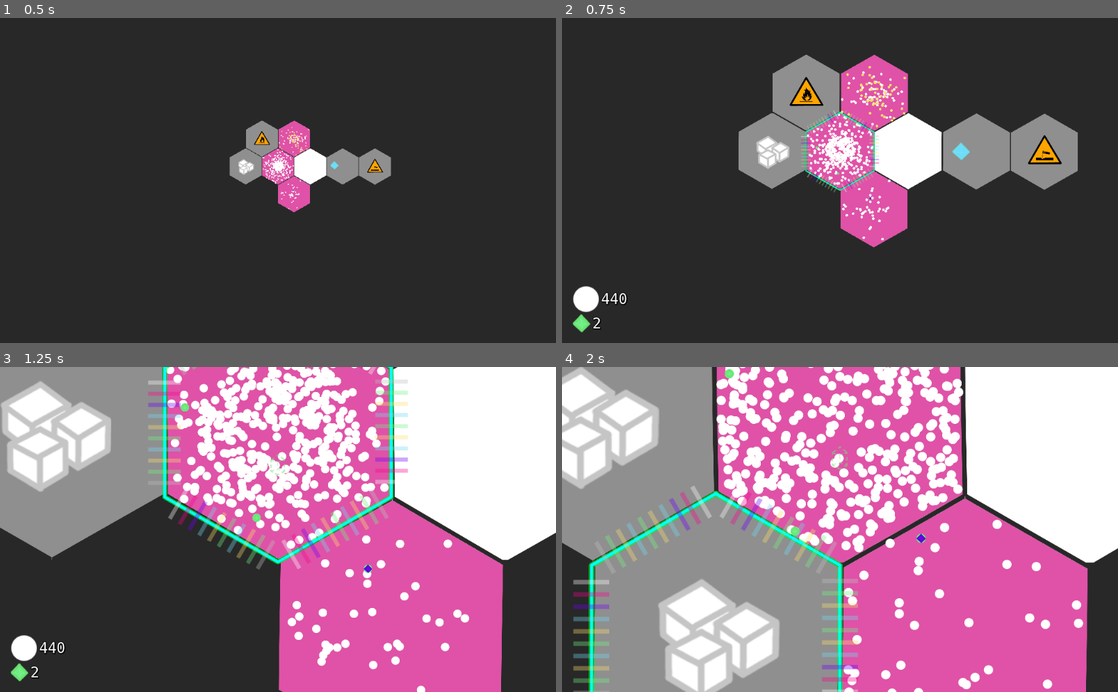
Above: before the commit, frames 1-4 (two rows, left to right).
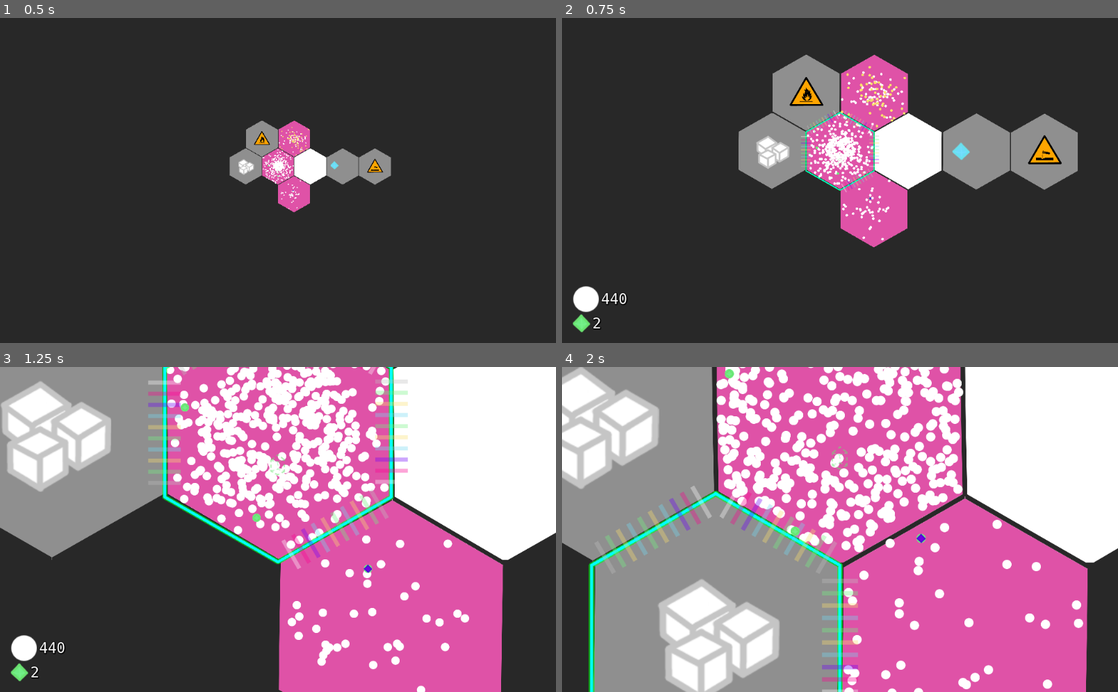
Above: after the commit, the same moments.

Repository: tobyp/hackathon2020
Game: Godot game, scene res://main.tscn
The game is run twice, just before and just after one commit, with the same random seed, the same clock (stepped at 60 frames per second) and the same inputs.
Inputs (mouse positions are in pixels of both pictures, inside the frame that each line leads up to):
- Up to frame 1 (0.5 s): no input
- Up to frame 2 (0.75 s): tap Enter at 0.5 s; drag from (840, 167) to (895, 109) at 0.52 s
- Up to frame 3 (1.25 s): no input
- Up to frame 4 (2 s): drag from (728, 627) to (812, 594) at 1.27 s

Frame 1 is identical in both runs. In frame 2, less than 0.1% of the frame differs, in the area x 44-50%, y 46-54%; in frame 3, 0.7%; in frame 4, 0.8%, in the area x 2-9%, y 65-100%.

Commit message:
Refactor selection logic and implement multiple selection

Diff:
--- a/cells/cell.gd
+++ b/cells/cell.gd
@@ -7,7 +7,8 @@
 # Gets called when a cell gets visible, so that the hexgrid manager can
 # initialize it with the tech scripting engine
 signal type_changed(cell, old_type, new_type)
-signal selected(cell, status)
+signal clicked(cell, event)
+signal mouse_motion(cell, event)
 
 ### MEMBERS
 # Own index position. Just for debugging
@@ -28,7 +29,6 @@
 var auto_recipe_cooldown_max = 0
 var auto_recipe_material: ShaderMaterial = load(Globals.PROGRESS_MATERIAL).duplicate()
 export var type = Globals.CellType.UNDISCOVERED setget _set_type, _get_type
-var selected: bool = false setget _set_selected, _get_selected
 
 ### PRIVATE MEMBERS
 # since transferring an integer number of particles each tick makes it impossible to see any changes,
@@ -519,17 +519,9 @@
 func _on_input(viewport, event, shape_idx):
 	if event is InputEventMouseButton:
 		if event.button_index == BUTTON_LEFT and event.is_pressed():
-			print("Clicked: %s ev: %s" % [self, event])
-			Rules.select_cell(self)
-
-func _set_selected(_selected: bool):
-	if _selected != selected:
-		selected = _selected
-		emit_signal("selected", self, _selected)
-	$CellSelector.visible = _selected
-
-func _get_selected() -> bool:
-	return selected
+			emit_signal("clicked", self, event)
+	elif event is InputEventMouseMotion:
+			emit_signal("mouse_motion", self, event)
 
 func _add_sound(path: String):
 	var sound = AudioStreamPlayer2D.new()
--- a/grid/hex_grid.gd
+++ b/grid/hex_grid.gd
@@ -10,6 +10,11 @@
 
 onready var CellTscn = load("res://cells/cell.tscn")
 onready var TunnelsTscn = load("res://ui/ui.tscn")
+
+var _selection: Array = []
+signal cell_added(grid, cell)
+signal cell_selection_state_changed(grid, cell, selection_state)
+signal cell_type_changed(grid, cell, old_type, new_type)
 
 func _ready():
 	timer = Timer.new()
@@ -67,6 +72,9 @@
 		add_child(cell)
 		cell.translate(Vector2(pos_x, pos_y))
 		grid[pos] = cell
+		cell.connect("clicked", self, "_cell_clicked")
+		cell.connect("type_changed", self, "_cell_type_changed")
+		emit_signal("cell_added", self, cell)
 	var to_update = get_neighbors_coord(x,y)
 	to_update.append(pos)
 	_update_neighbors(to_update)
@@ -132,25 +140,36 @@
 		for hex in ring:
 			var cell = create_cell(hex.x, hex.y)
 			cell.ring_level = s
-			cell.connect("selected", self, "_cell_selected")
-			cell.connect("type_changed", self, "_cell_type_changed")
 
 	discover_cell(grid[Vector2.ZERO])
 
-func _cell_selected(cell, selection_state):
-	for tunnel in $Tunnels.get_children():
-		tunnel.visible = Rules.is_selected(tunnel.start_cell) or Rules.is_selected(tunnel.end_cell)
+func _cell_clicked(cell, event):
+	if not event.shift:
+		for selected_cell in _selection:
+			selected_cell.get_node("CellSelector").visible = false
+			emit_signal("cell_selection_state_changed", self, selected_cell, false)
+		_selection = [cell]
+		cell.get_node("CellSelector").visible = true
+		emit_signal("cell_selection_state_changed", self, cell, true)
+	else:
+		if _selection.has(cell):
+			_selection.erase(cell)
+			cell.get_node("CellSelector").visible = false
+			emit_signal("cell_selection_state_changed", self, cell, false)
+		else:
+			_selection.append(cell)
+			cell.get_node("CellSelector").visible = true
+			emit_signal("cell_selection_state_changed", self, cell, true)
 	if Rules.cell_is_discoverable(cell):
 		discover_cell(cell)
-
-func _cell_type_changed(cell, old_type, new_type):
-	var win = true
-	for cell in grid.values():
-		if Rules.cell_blocks_win(cell):
-			win = false
-			break
-	if win:
-		print("You win!")
+	for tunnel in $Tunnels.get_children():
+		tunnel.visible = (self.is_selected(tunnel.start_cell) or self.is_selected(tunnel.end_cell)) and Rules.tunnel_is_rendered(tunnel)
+
+func is_selected(cell) -> bool:
+	return _selection.has(cell)
+
+func _cell_type_changed(cell, old_type: int, new_type: int):
+	emit_signal("cell_type_changed", self, cell, old_type, new_type)
 
 func discover_cell(cell):
 	var rng = RandomNumberGenerator.new()
--- a/hud.gd
+++ b/hud.gd
@@ -9,13 +9,19 @@
 			t_entry.count = 0
 			$VBoxContainer.add_child(t_entry)
 
+func track_cell(cell):
+	for entry in $VBoxContainer.get_children():
+		entry.count += cell.particle_counts.get(entry.particle_type, 0)
+	cell.connect("particle_count_changed", self, "_cell_particle_count_changed")
 
-func set_particle_counts(counts: Dictionary):
+func untrack_cell(cell):
+	cell.disconnect("particle_count_changed", self, "_cell_particle_count_changed")
 	for entry in $VBoxContainer.get_children():
-		entry.count = counts.get(entry.particle_type, 0)
+		entry.count -= cell.particle_counts.get(entry.particle_type, 0)
 
-func update_particle_count(type: int, count: int):
+func _cell_particle_count_changed(cell, particle_type, old_count, new_count):
 	for entry in $VBoxContainer.get_children():
-		if entry.particle_type == type:
-			entry.count += count
+		if entry.particle_type == particle_type:
+			entry.count -= old_count
+			entry.count += old_count
 			break
--- a/main.gd
+++ b/main.gd
@@ -1,23 +1,21 @@
 extends Node2D
 
-var _old_selection = []
+onready var hex_grid = $Game.get_node("HexGrid")
 
 func _ready():
-	Rules.connect("selection_changed", self, "_selection_changed")
+	hex_grid.connect("cell_selection_state_changed", self, "_grid_cell_selection_state_changed")
 
-static func _add_particle_counts(dest: Dictionary, add: Dictionary):
-	for t in add:
-		dest[t] = dest.get(t, 0) + add[t]
+func _grid_cell_selection_state_changed(grid, cell, selection_state):
+	if selection_state:
+		$HudLayer/Hud.track_cell(cell)
+	else:
+		$HudLayer/Hud.untrack_cell(cell)
 
-func _selection_changed(new_selection):
-	for cell in _old_selection:
-		cell.disconnect("particle_count_changed", self, "_particle_count_change")
-	_old_selection = new_selection
-	var total = {}
-	for cell in new_selection:
-		cell.connect("particle_count_changed", self, "_particle_count_change")
-		_add_particle_counts(total, cell.particle_counts)
-	$HudLayer/Hud.set_particle_counts(total)
-
-func _particle_count_change(cell, type, old_count, new_count):
-	$HudLayer/Hud.update_particle_count(type, new_count - old_count)
+func _grid_cell_type_changed(grid, cell, old_type, new_type):
+	var win = true
+	for cell in hex_grid.cells.values():
+		if Rules.cell_blocks_win(cell):
+			win = false
+			break
+	if win:
+		print("You win!")
--- a/main.tscn
+++ b/main.tscn
@@ -7,7 +7,7 @@
 [node name="Node2D" type="Node2D"]
 script = ExtResource( 2 )
 
-[node name="Node2D" parent="." instance=ExtResource( 1 )]
+[node name="Game" parent="." instance=ExtResource( 1 )]
 
 [node name="HudLayer" type="CanvasLayer" parent="."]
 
--- a/rules.gd
+++ b/rules.gd
@@ -2,8 +2,6 @@
 
 var rng: RandomNumberGenerator
 var debug_visual: bool = false
-var _selected_cells = []
-signal selection_changed(new_selection)
 
 func _ready():
 	_init_recipes()
@@ -282,6 +280,9 @@
 			return true
 	return false
 
+static func tunnel_is_rendered(tunnel) -> bool:
+	return tunnel.start_cell.type != Globals.CellType.UNDISCOVERED and tunnel.end_cell.type != Globals.CellType.UNDISCOVERED
+
 static func cell_blocks_win(cell: Cell) -> bool:
 	return cell.type != Globals.CellType.CAPTURED and cell.type != Globals.CellType.RESOURCE
 
@@ -314,16 +315,6 @@
 	else:
 		return [preload("res://textures/hex_gray.png"), preload("res://textures/hex_gray.png")]
 
-func select_cell(cell):
-	for oldcell in _selected_cells:
-		oldcell.selected = false
-	_selected_cells = [cell]
-	cell.selected = true
-	emit_signal("selection_changed", _selected_cells)
-
-func is_selected(cell):
-	return _selected_cells.has(cell)
-
 func _input(event):
 	if event is InputEventKey:
 		if event.is_pressed():
